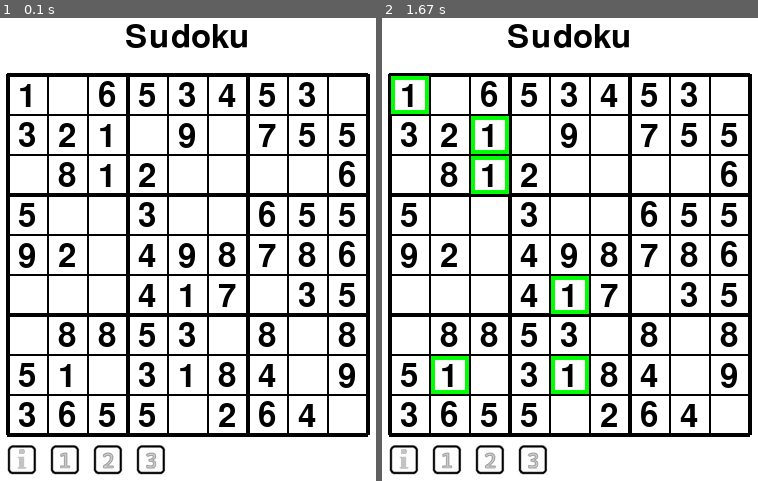
Above: before the commit, frames 1-2 (left to right).
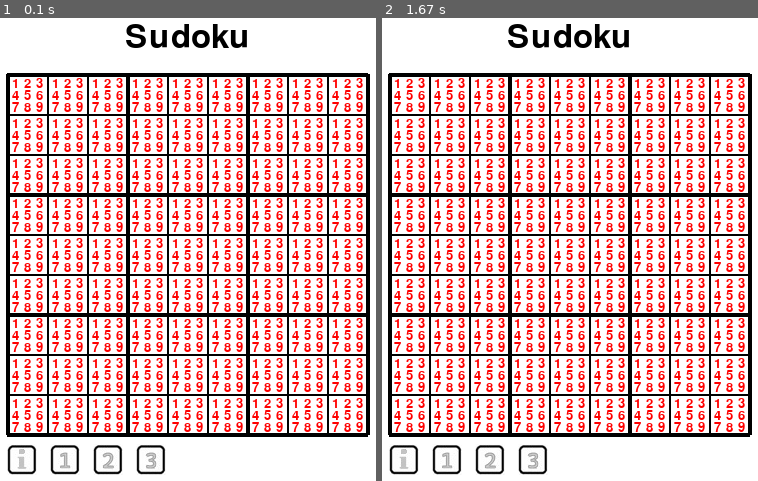
Above: after the commit, the same moments.

Repository: MrReedQEGS/Pygame-Sudoku
Game: pygame game, started from main.py
The game is run twice, just before and just after one commit, with the same random seed, the same clock (stepped at 60 frames per second) and the same inputs.
Inputs (mouse positions are in pixels of both pictures, inside the frame that each line leads up to):
- Up to frame 1 (0.1 s): no input
- Up to frame 2 (1.67 s): click (570, 300) at 0.38 s

The runs differ from the first frame. In frame 1, 24% of the frame differs, in the area x 3-97%, y 12-90%; in frame 2, 26%, in the area x 2-97%, y 12-90%.

Commit message:
Update main.py
Basic notes system working.  Just full of 1,2,3,4,5,6,7,8,9 at the moment as a proof of concept.

Diff:
--- a/main.py
+++ b/main.py
@@ -24,12 +24,15 @@
 
 TEXT = "Sudoku"
 FONT_SIZE = 48
+NOTE_FONT_SIZE = 19
 
 # Layout: grid centered; text centered above it
 GRID_W = GRID_SIZE * CELL_SIZE
 GRID_H = GRID_SIZE * CELL_SIZE
 TOP_MARGIN = 80
 GAP_TEXT_TO_GRID = 20
+
+EMPTY_NOTES = ["","","","","","","","",""]
 
 editMode = False
 numGoingIntoGrid = ""
@@ -61,6 +64,8 @@
 text_surf = font.render(TEXT, True, (0, 0, 0))
 text_rect = text_surf.get_rect(center=(WINDOW_W // 2, TOP_MARGIN + text_surf.get_height() // 2))
 
+noteFont = pygame.font.SysFont(None, NOTE_FONT_SIZE)
+
 grid_x0 = (WINDOW_W - GRID_W) // 2
 grid_y0 = text_rect.bottom + GAP_TEXT_TO_GRID
 
@@ -70,6 +75,7 @@
 Y_PADDING = 6
 
 theNumbers = []
+theNotes = []
 highlightedCells = []
 
 #Button class from the othello game that I made
@@ -135,20 +141,41 @@
     self.was_down = mouse_down
     self.parentSurfce.blit(self.currentImg, (self.rect.x, self.rect.y))
 
+
+#Make some notes in each grid cell
+#This is for testing
+def MakeNotes():
+  fullNotes = [1,2,3,4,5,6,7,8,9]
+  for i in range(GRID_SIZE):
+    newRow = []
+    for j in range(GRID_SIZE):
+      newRow.append(fullNotes)
+    theNotes.append(newRow)
+
+def RemoveRandomNumbersFromGrid():
+  for i in range(30):
+    j = random.randint(0,8)
+    i = random.randint(0,8)
+    theNumbers[j][i] = ""
+
 #It is not a valid grid in terms of game play.  This is just a test function to allow me to
 #make sure the numbers line up when it is all printed out.
+#This is for testing
 def RandomGrid():
   for i in range(GRID_SIZE):
     newRow = []
     for j in range(GRID_SIZE):
       newRow.append(random.randint(1,9))
     theNumbers.append(newRow)
-
-def RemoveRandomOnes():
-  for i in range(30):
-    j = random.randint(0,8)
-    i = random.randint(0,8)
-    theNumbers[j][i] = ""
+  RemoveRandomNumbersFromGrid()
+
+def EmptyGrid():
+  for i in range(GRID_SIZE):
+    newRow = []
+    for j in range(GRID_SIZE):
+      newRow.append("")
+    theNumbers.append(newRow)
+  RemoveRandomNumbersFromGrid()
 
 def PrintGrid():
   for i in range(GRID_SIZE):
@@ -221,6 +248,42 @@
       if(theNumbers[j][i] == someNum):
         highlightedCells.append((i,j))
 
+def PrintNotesInCell(aCell):
+  #Draw a box outline the correct size in a particular cell
+  noteOffsetX = 8
+  noteOffsetY = 9
+  noteRowGap = 12
+  noteGap = 12
+  col = aCell[0]
+  row = aCell[1]
+  notesForThisCell = theNotes[col][row]
+
+  for j in range(3):
+    for i in range(3):
+      note_surf = noteFont.render(str(notesForThisCell[i+(j*3)]), True, (255, 0, 0))
+      note_rect = note_surf.get_rect(center=(noteOffsetX + grid_x0 + col*CELL_SIZE + noteGap*i, noteOffsetY + grid_y0 + row*CELL_SIZE + noteRowGap*j))
+      screen.blit(note_surf, note_rect)
+
+def PrintAllNotes():
+  for j in range(0,GRID_SIZE):
+    for i in range(0,GRID_SIZE):
+      PrintNotesInCell((j,i))
+
+def RemoveNotesFromACell(theCell):
+  col = theCell[0]
+  row = theCell[1]
+  theNotes[col][row] = EMPTY_NOTES
+
+
+def AddNumberToACell(theCell):
+  col = theCell[0]
+  row = theCell[1]
+  theNumbers[row][col] = numGoingIntoGrid
+
+  #Notes must be removed from a cell when a number goes in!
+  RemoveNotesFromACell(theCell)
+
+
 #Make some buttons
 
 def InfoButtonCallback():
@@ -241,7 +304,6 @@
     editMode = False
     numGoingIntoGrid = ""
 
-
   #Reset the other buttons - only one can be on
   theTwoButton.grey=True
   theTwoButton.currentImg = theTwoButton.greyImg
@@ -293,8 +355,10 @@
 
 
 running = True
-RandomGrid()
-RemoveRandomOnes()
+EmptyGrid()
+MakeNotes()
+#RandomGrid()
+
 #PrintGrid()
 while running:
   for event in pygame.event.get():
@@ -312,12 +376,9 @@
             highlightedCells = []
             #We might be in edit mode - so put a number into this cell??
             if(editMode == True):
-              col = someCell[0]
-              row = someCell[1]
-              theNumbers[row][col] = numGoingIntoGrid
+              AddNumberToACell(someCell)
         else:
           highlightedCells = []
-
 
   # Background
   screen.fill(WHITE)
@@ -328,6 +389,7 @@
   DrawGrid()
   DrawNumbers()
   HighlightAllCellsNeeded()
+  PrintAllNotes()
 
   theInfoButton.DrawSelf()
   theOneButton.DrawSelf()
